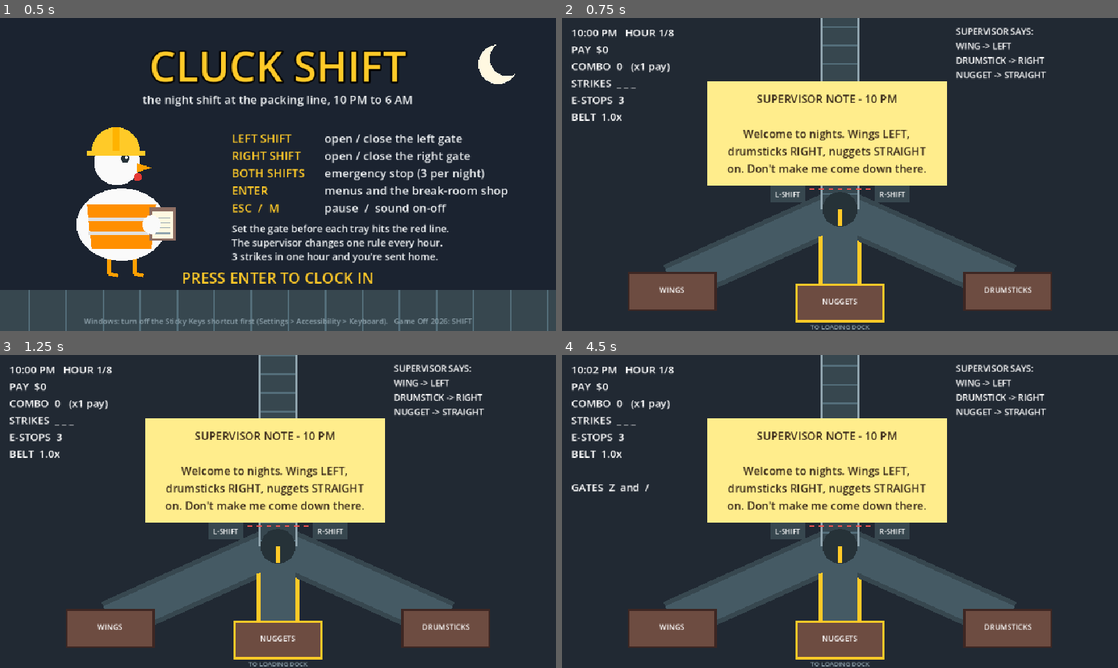
Above: before the commit, frames 1-4 (two rows, left to right).
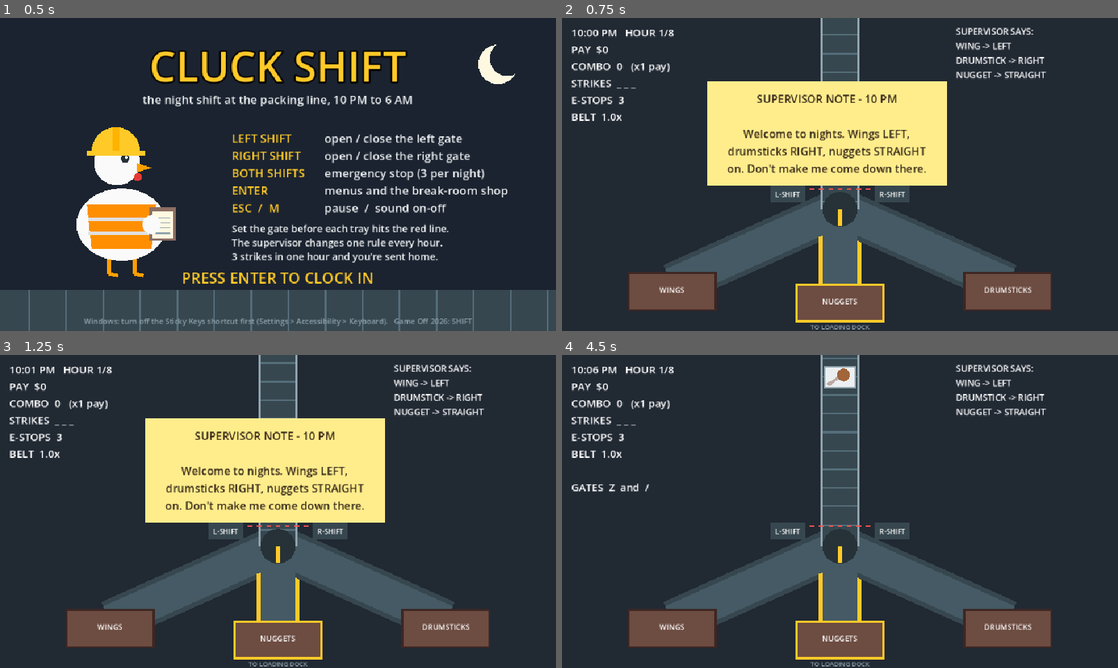
Above: after the commit, the same moments.

Repository: NiloyBhattacharjee/cluck-shift
Game: Godot game, scene res://scenes/main.tscn
Two runs of this game, one before a commit and one after it. Both use one fixed random seed, a clock stepped at 60 frames per second and the inputs below.
Inputs:
- Up to frame 1 (0.5 s): no input
- Up to frame 2 (0.75 s): tap Enter at 0.5, 0.6 s
- Up to frame 3 (1.25 s): tap Space at 0.77, 1.07 s; tap Z at 0.8 s
- Up to frame 4 (4.5 s): tap Z at 1.35 s; tap Space at 1.52, 1.82, 2.75, 3.02, 3.32, 3.77, 4.07 s; tap Shift at 1.55, 2.1 s; tap P at 2.3, 2.85 s; tap Q at 3.05, 3.6 s; tap Keypad Enter at 3.8, 4.35 s

Frame 1 is identical in both runs. In frame 2, 0.2% of the frame differs, in the area x 46-54%, y 2-59%; in frame 3, 0.3%; in frame 4, 15%, in the area x 5-70%, y 0-58%.

Commit message:
Fast pacing: 4-minute nights, steeper ramp, fewer Enter presses
Hours were 75 s, so a night took 10 minutes of play and a new rule landed
only every 75 s. Hours are now 30 s, the first hour starts at 160 px/s,
and 5 AM reaches a tray every 0.72 s. The gate swing drops to 0.08 s. PA
bursts are shorter and more frequent, and strange trays rise to 10% so the
secret ending still has trays to work with in shorter hours.

The tally screen and the HOUR_END state are gone: the tally is on the
break-room heading. One Enter after being sent home starts a new night.
A new test keeps at least 0.4 s to react to a tray coming out from under
the PA banner, which is what caps the top speed at 320 px/s.

Closes #37.

Co-Authored-By: Claude Opus 5.5 <noreply@anthropic.com>

Diff:
--- a/data/rules.json
+++ b/data/rules.json
@@ -4,11 +4,11 @@
   "strikes_allowed": 3,
   "estops": 3,
   "estop_seconds": 2.5,
-  "hour_seconds": 75,
-  "note_seconds": 4,
+  "hour_seconds": 30,
+  "note_seconds": 3,
   "clean_hour_bonus": 100,
   "stamp_chance": 0.3,
-  "swing_seconds": 0.12,
+  "swing_seconds": 0.08,
   "coffee_factor": 0.8,
   "shop": [
     { "id": "coffee", "name": "Coffee", "price": 150, "text": "Next hour the belt runs 20% slower and trays come 20% less often." },
@@ -17,8 +17,8 @@
   ],
   "pa": {
     "from_hour": 2,
-    "every": [9, 16],
-    "seconds": 3.5,
+    "every": [6, 11],
+    "seconds": 2.5,
     "lines": [
       "ATTENTION: will the owner of a blue hatchback please move it. It's blocking the fryer.",
       "Reminder: the vending machine is NOT a chicken. Stop sorting it.",
@@ -32,7 +32,7 @@
   },
   "strange": {
     "from_hour": 4,
-    "chance": 0.06,
+    "chance": 0.1,
     "max_per_hour": 4,
     "radio_chance": 0.5,
     "radio": [
@@ -50,35 +50,35 @@
   },
   "hours": [
     {
-      "speed": [100, 150], "interval": [2.6, 2.0],
+      "speed": [160, 200], "interval": [1.6, 1.25],
       "note": { "text": "Welcome to nights. Wings LEFT, drumsticks RIGHT, nuggets STRAIGHT on. Don't make me come down there." }
     },
     {
-      "speed": [130, 180], "interval": [2.2, 1.7],
+      "speed": [190, 225], "interval": [1.35, 1.12],
       "note": { "text": "Nuggets now go RIGHT. Same box as the drumsticks. Don't ask.", "route": { "nugget": "right" } }
     },
     {
-      "speed": [150, 200], "interval": [1.9, 1.5],
+      "speed": [215, 250], "interval": [1.18, 1.0],
       "note": { "text": "Red-stamped trays go STRAIGHT to the bin. Doesn't matter what's on them.", "stamp": { "red": "center" } }
     },
     {
-      "speed": [170, 220], "interval": [1.7, 1.3],
+      "speed": [240, 270], "interval": [1.05, 0.93],
       "note": { "text": "Tenders are on tonight. Tenders go LEFT.", "route": { "tender": "left" } }
     },
     {
-      "speed": [190, 240], "interval": [1.5, 1.2],
-      "note": { "text": "Maintenance swapped the chutes. Everything that went LEFT goes RIGHT, and RIGHT goes LEFT.", "swap": ["left", "right"] }
+      "speed": [260, 290], "interval": [0.97, 0.87],
+      "note": { "text": "Maintenance swapped the chutes. LEFT is now RIGHT, RIGHT is now LEFT.", "swap": ["left", "right"] }
     },
     {
-      "speed": [210, 255], "interval": [1.3, 1.05],
+      "speed": [280, 300], "interval": [0.9, 0.81],
       "note": { "text": "Blue stamp means VIP order. Blue goes LEFT, whatever's on it.", "stamp": { "blue": "left" } }
     },
     {
-      "speed": [225, 270], "interval": [1.15, 0.95],
+      "speed": [295, 310], "interval": [0.84, 0.77],
       "note": { "text": "Wing shortage upstairs. Wings go STRAIGHT now.", "route": { "wing": "center" } }
     },
     {
-      "speed": [240, 280], "interval": [1.05, 0.9],
+      "speed": [305, 320], "interval": [0.8, 0.72],
       "note": { "text": "Red stamps were a printer error. Red trays go wherever their chicken goes.", "stamp": { "red": null } }
     }
   ]
--- a/scripts/main.gd
+++ b/scripts/main.gd
@@ -3,7 +3,7 @@
 ## the pause menu and the record book.
 ## The rules themselves live in ShiftState (scripts/shift_state.gd).
 
-enum State { MENU, PLAYING, HOUR_END, SHOP, GAME_OVER, WIN }
+enum State { MENU, PLAYING, SHOP, GAME_OVER, WIN }
 
 const TRAY := preload("res://scenes/tray.tscn")
 const ROUTE_NAMES := {"left": "LEFT", "center": "STRAIGHT", "right": "RIGHT"}
@@ -80,20 +80,13 @@
 			_clear_trays()
 		State.PLAYING:
 			_start_hour()
-		State.HOUR_END:
-			_clear_trays()
-			var t := logic.end_hour()
-			Sfx.play("hour_end")
-			_show("%s - %s DONE\n\nTrays sorted: %d\nCorrect: %d\nStrikes: %d\nPay this hour: $%d\nClean hour bonus: $%d\n\nNight total: $%d\n\nPress Enter to %s"
-				% [t.from, t.to, t.sorted, t.ok, t.strikes, t.pay, t.bonus, t.total,
-				"clock off" if logic.is_last_hour() else "go to the break room"])
 		State.SHOP:
 			shop.selected = shop.items.size() - 1  # start on Skip, so Enter alone never spends
 			_refresh_shop()
 		State.GAME_OVER:
 			juice.shake(1.0)
 			var beaten := _record_night(false)
-			_show("SENT HOME at %s!\n\nEarned: $%d    Spent: $%d\nTrays sorted: %d\nAccuracy: %d%%\nBest combo: %d\n%s\nPress Enter"
+			_show("SENT HOME at %s!\n\nEarned: $%d    Spent: $%d\nTrays sorted: %d\nAccuracy: %d%%\nBest combo: %d\n%s\nPress Enter to clock in again"
 				% [logic.clock_text(), logic.pay, logic.spent, logic.sorted_total, roundi(logic.accuracy() * 100), logic.best_combo,
 				"NEW BEST: %s\n" % beaten if beaten != "" else ""])
 		State.WIN:
@@ -169,9 +162,13 @@
 		_set_paused(true)
 
 
+## The hour's tally goes on the break-room heading (and the 6 AM ledger), so there is no screen to Enter past.
 func _on_hour_over() -> void:
 	if state == State.PLAYING:
-		_enter(State.HOUR_END)
+		_clear_trays()
+		logic.end_hour()
+		Sfx.play("hour_end")
+		_enter(State.WIN if logic.is_last_hour() else State.SHOP)
 
 
 func _unhandled_input(event: InputEvent) -> void:
@@ -201,11 +198,12 @@
 		match state:
 			State.MENU:
 				_enter(State.PLAYING)
-			State.HOUR_END:
-				_enter(State.WIN if logic.is_last_hour() else State.SHOP)
 			State.SHOP:
 				_checkout()
-			State.GAME_OVER, State.WIN:
+			State.GAME_OVER:  # one key to try again
+				_enter(State.MENU)
+				_enter(State.PLAYING)
+			State.WIN:
 				_enter(State.MENU)
 
 
@@ -364,7 +362,8 @@
 
 func _refresh_shop() -> void:
 	shop.wallet = logic.wallet()
-	shop.heading = "%s - %s break. One item, or skip." % [ShiftState.hour_name(logic.hour), ShiftState.hour_name(logic.hour + 1)]
+	var t: Dictionary = logic.ledger.back()
+	shop.heading = "%s - %s done: %d of %d right, %d strikes, $%d pay + $%d clean bonus" % [t.from, t.to, t.ok, t.sorted, t.strikes, t.pay, t.bonus]
 	shop.owned = "Mate's Help x%d" % logic.mates if logic.mates > 0 else ""
 	shop.queue_redraw()
 
--- a/tests/test_logic.gd
+++ b/tests/test_logic.gd
@@ -471,7 +471,7 @@
 	var kinds: Array = cfg.routes.keys()
 	var stamp_colours := []
 	check(cfg.hours.size() == 8, "eight hours: 10 PM to 6 AM")
-	check(cfg.hour_seconds >= cfg.note_seconds + 30, "most of each hour is sorting, not reading")
+	check(cfg.hour_seconds >= cfg.note_seconds + 20, "most of each hour is sorting, not reading")
 	for i in cfg.hours.size():
 		var h: Dictionary = cfg.hours[i]
 		var name := ShiftState.hour_name(i)
@@ -479,6 +479,9 @@
 		# trays are 36 px tall; the gap between them is speed * interval at spawn time
 		check(minf(h.speed[0] * h.interval[0], h.speed[1] * h.interval[1]) > 100, "%s: trays never overlap" % name)
 		check(h.interval[1] >= 0.6, "%s: at least 0.6 s per tray" % name)
+		# the worst case: a tray comes out from under the PA banner (bottom y = 118) and its 36 px height commits it at the red line
+		var reaction: float = (Belt.DECISION_Y - 18.0 - 118.0) / h.speed[1] - cfg.swing_seconds
+		check(reaction >= 0.4, "%s: at least 0.4 s to react to a tray coming out from under the PA (%.2f s)" % [name, reaction])
 		var n: Dictionary = h.get("note", {})
 		check(n.has("text"), "%s: has a supervisor note" % name)
 		var changes := ["route", "stamp", "swap"].filter(func(k): return n.has(k))
--- a/tests/test_play.gd
+++ b/tests/test_play.gd
@@ -7,7 +7,7 @@
 ##    Also: M mutes on the title, Esc pauses (everything freezes, Shift does nothing), the music runs
 ##    only while working, the 6 AM ledger has every hour and the record book is saved.
 ## 2) Idle night: a late Shift press makes a tray miss the gate; with no other presses the player
-##    is sent home in the first hour, the belt freezes, and Enter goes back to the title for a clean start.
+##    is sent home in the first hour, the belt freezes, and one Enter starts a clean new night.
 ##    Esc then Q quits a night to the title without it counting as a night played.
 ## Run: godot --headless --fixed-fps 60 -s tests/test_play.gd     (exit code 0 = all passed)
 
@@ -83,37 +83,17 @@
 				main.logic.rng.seed = 2026  # the same night every run; the hour's first tray spawns after the note
 		Main.State.PLAYING:
 			_night_playing()
-		Main.State.HOUR_END:
-			if in_state == 2:
-				var name := ShiftState.hour_name(main.logic.hour)
-				hours_done += 1
-				bonuses += int(("Clean hour bonus: $%d" % int(cfg.clean_hour_bonus)) in main.message.text)
-				check(main.trays.get_children().all(func(t): return t.is_queued_for_deletion()), "%s: belt cleared at the end of the hour" % name)
-				check(not main.pa_banner.visible and not _hum() and not _music(), "%s: PA banner, hum and music off on the tally" % name)
-				if main.logic.hour == 0:
-					check(puffs_seen, "a puff of feathers when a tray lands in its bin")
-					check(pay_popup_seen, "a +$ popup for a correct tray")
-				if main.logic.hour == int(cfg.pa.from_hour):
-					check(pa_seen_by_hour.get(main.logic.hour, false), "%s: the PA banner interrupted this hour" % name)
-				if main.logic.hour == int(cfg.pa.from_hour) + 1:
-					check(not pa_seen_by_hour.get(main.logic.hour, false), "%s: earplugs kept the PA quiet all hour" % name)
-				var strange_hour: bool = main.logic.hour >= int(cfg.strange.from_hour)
-				check(dark_by_hour.get(main.logic.hour, false) == strange_hour, "%s: the lights %s" % [name, "flickered" if strange_hour else "held steady"])
-				if not strange_hour:
-					check(not strange_by_hour.has(main.logic.hour), "%s: no strange trays yet" % name)
-				check(not main.lights_out and main.belt.modulate == Color.WHITE, "%s: lights back on for the tally" % name)
-				_key(KEY_ENTER)
-				if not main.logic.is_last_hour():
-					check(main.state == Main.State.SHOP, "%s: Enter goes to the break room" % name)
 		Main.State.SHOP:
 			if in_state == 2:
+				_check_hour_over()
 				_shop()
 		Main.State.WIN:
 			if in_state == 2:
+				_check_hour_over()
 				var s: ShiftState = main.logic
 				print("night: sorted %d, earned $%d, spent $%d, best combo %d" % [s.sorted_total, s.pay, s.spent, s.best_combo])
 				check(hours_done == cfg.hours.size(), "all %d hours played" % cfg.hours.size())
-				check(s.sorted_ok == s.sorted_total - 1 and s.sorted_total > 200, "every tray right except the one the mate covered (%d of %d)" % [s.sorted_ok, s.sorted_total])
+				check(s.sorted_ok == s.sorted_total - 1 and s.sorted_total > 150, "every tray right except the one the mate covered (%d of %d)" % [s.sorted_ok, s.sorted_total])
 				check(bonuses == cfg.hours.size(), "no strikes all night: a clean-hour bonus every hour")
 				var spent := 0
 				for item: Dictionary in cfg.shop:
@@ -141,6 +121,28 @@
 				_key(KEY_ENTER)  # handled at once, so main is already on the title
 				check(main.state == Main.State.MENU and main.title.visible and not e.visible, "Enter after the win goes back to the title")
 				phase = "idle"
+
+
+## The end of an hour, checked on the screen that follows it: the break room, or the ending after 5 AM.
+func _check_hour_over() -> void:
+	var name := ShiftState.hour_name(main.logic.hour)
+	hours_done += 1
+	bonuses += int(main.logic.ledger.back().bonus == int(cfg.clean_hour_bonus))
+	check(main.state == (Main.State.WIN if main.logic.is_last_hour() else Main.State.SHOP), "%s: the hour's end goes straight on, with no screen to Enter past" % name)
+	check(main.trays.get_children().all(func(t): return t.is_queued_for_deletion()), "%s: belt cleared at the end of the hour" % name)
+	check(not main.pa_banner.visible and not _hum() and not _music(), "%s: PA banner, hum and music off on the tally" % name)
+	if main.logic.hour == 0:
+		check(puffs_seen, "a puff of feathers when a tray lands in its bin")
+		check(pay_popup_seen, "a +$ popup for a correct tray")
+	if main.logic.hour == int(cfg.pa.from_hour):
+		check(pa_seen_by_hour.get(main.logic.hour, false), "%s: the PA banner interrupted this hour" % name)
+	if main.logic.hour == int(cfg.pa.from_hour) + 1:
+		check(not pa_seen_by_hour.get(main.logic.hour, false), "%s: earplugs kept the PA quiet all hour" % name)
+	var strange_hour: bool = main.logic.hour >= int(cfg.strange.from_hour)
+	check(dark_by_hour.get(main.logic.hour, false) == strange_hour, "%s: the lights %s" % [name, "flickered" if strange_hour else "held steady"])
+	if not strange_hour:
+		check(not strange_by_hour.has(main.logic.hour), "%s: no strange trays yet" % name)
+	check(not main.lights_out and main.belt.modulate == Color.WHITE, "%s: lights back on for the tally" % name)
 
 
 func _night_playing() -> void:
@@ -271,6 +273,8 @@
 ## The break room after hour n: check the screen, then follow SHOP_PLAN (or skip).
 func _shop() -> void:
 	var s: ShiftState = main.logic
+	var tally: Dictionary = s.ledger.back()
+	check(("%d of %d right" % [tally.ok, tally.sorted]) in main.shop.heading, "%s break: the heading has the hour's tally" % ShiftState.hour_name(s.hour))
 	check(main.shop.visible and main.shop.selected == main.shop.items.size() - 1, "%s break: the shop opens on Skip" % ShiftState.hour_name(s.hour))
 	check(main.shop.wallet == s.wallet(), "%s break: the shop shows your pay" % ShiftState.hour_name(s.hour))
 	if hours_done == 1:  # can't-afford check: empty the wallet, try Coffee, then put it back
@@ -327,31 +331,33 @@
 				_key(KEY_SHIFT, KEY_LOCATION_RIGHT)
 			elif in_state == 62:
 				check(main.state == Main.State.GAME_OVER and s.route != "right", "Shift does nothing after game over")
-				_key(KEY_ENTER)
+				_key(KEY_ENTER)  # handled at once
+				_check_new_night()
 		Main.State.MENU:
 			if in_state == 2:
-				var after_game_over := missed_checked
-				_key(KEY_ENTER)  # handled at once
-				if after_game_over:
-					check(main.state == Main.State.PLAYING, "Enter from the title starts a new night")
-					var n: ShiftState = main.logic
-					check(n.hour == 0 and n.strikes == 0 and n.pay == 0 and n.spent == 0 and n.mates == 0 and n.estops_left == int(cfg.estops), "the new night starts clean at 10 PM")
-					check(main.trays.get_children().all(func(t): return t.is_queued_for_deletion()), "old trays are cleared")
-					# #22: a Shift with no left/right does nothing and switches on Z and / as the gate keys
-					_key(KEY_Z)
-					check(n.route == "center" and not main.backup_keys, "Z is not a gate key on a normal keyboard")
-					_key(KEY_SHIFT)
-					check(n.route == "center" and main.backup_keys, "a Shift with no left/right moves no gate and turns on Z and /")
-					check(main.stats.text.ends_with("GATES  Z  and  /"), "the HUD shows the backup keys")
-					_key(KEY_Z)
-					check(n.route == "left", "then Z works the left gate")
-					_key(KEY_P)
-					check(main.paused, "P pauses too")
-					_key(KEY_Q)
-					check(main.state == Main.State.MENU and not main.paused and main.title.visible, "Q on the pause card quits to the title")
-					check(Records.load_file(RECORDS).nights == 3, "a night quit from the pause card doesn't count")
-					DirAccess.remove_absolute(RECORDS)
-					_finish()
+				_key(KEY_ENTER)
+
+
+func _check_new_night() -> void:
+	check(main.state == Main.State.PLAYING and not main.title.visible, "one Enter after being sent home starts a new night")
+	var n: ShiftState = main.logic
+	check(n.hour == 0 and n.strikes == 0 and n.pay == 0 and n.spent == 0 and n.mates == 0 and n.estops_left == int(cfg.estops), "the new night starts clean at 10 PM")
+	check(main.trays.get_children().all(func(t): return t.is_queued_for_deletion()), "old trays are cleared")
+	# #22: a Shift with no left/right does nothing and switches on Z and / as the gate keys
+	_key(KEY_Z)
+	check(n.route == "center" and not main.backup_keys, "Z is not a gate key on a normal keyboard")
+	_key(KEY_SHIFT)
+	check(n.route == "center" and main.backup_keys, "a Shift with no left/right moves no gate and turns on Z and /")
+	check(main.stats.text.ends_with("GATES  Z  and  /"), "the HUD shows the backup keys")
+	_key(KEY_Z)
+	check(n.route == "left", "then Z works the left gate")
+	_key(KEY_P)
+	check(main.paused, "P pauses too")
+	_key(KEY_Q)
+	check(main.state == Main.State.MENU and not main.paused and main.title.visible, "Q on the pause card quits to the title")
+	check(Records.load_file(RECORDS).nights == 3, "a night quit from the pause card doesn't count")
+	DirAccess.remove_absolute(RECORDS)
+	_finish()
 
 
 ## Presses the Shift that sends the front unrouted tray to its exit, at most every 0.25 s.
Binary file changed: docs/images/shop.png
Not shown, changed: CHANGELOG.md
Not shown, changed: docs/architecture.md
Not shown, changed: docs/data-format.md
Not shown, changed: docs/design.md
Not shown, changed: docs/testing.md
